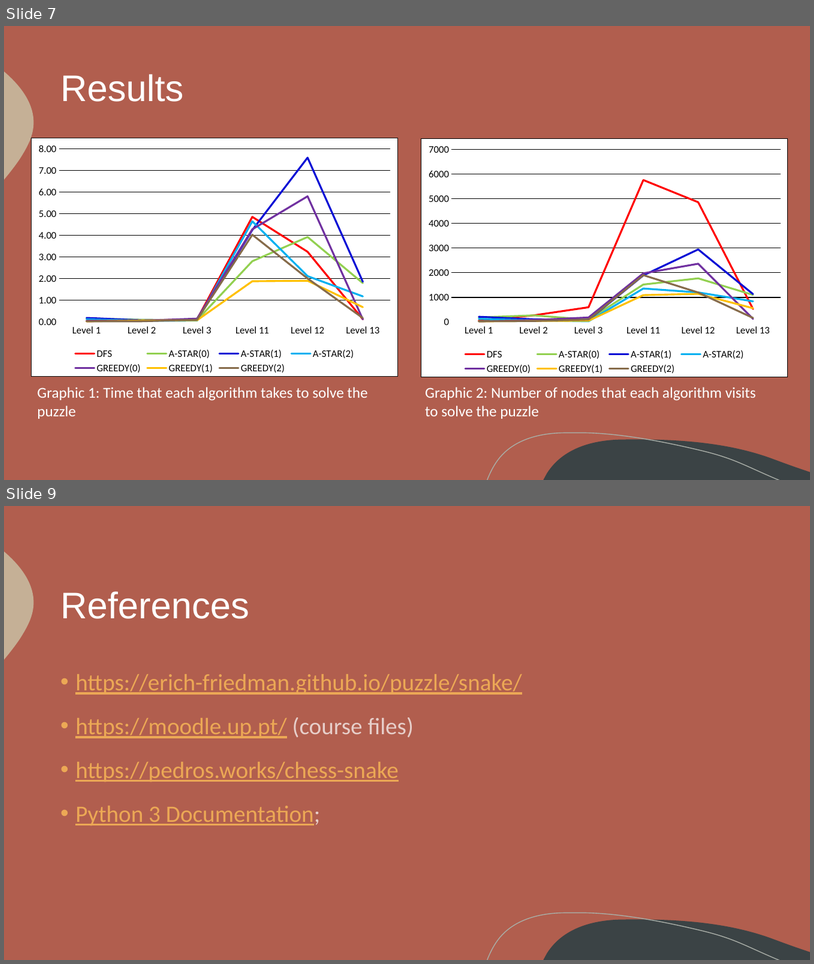
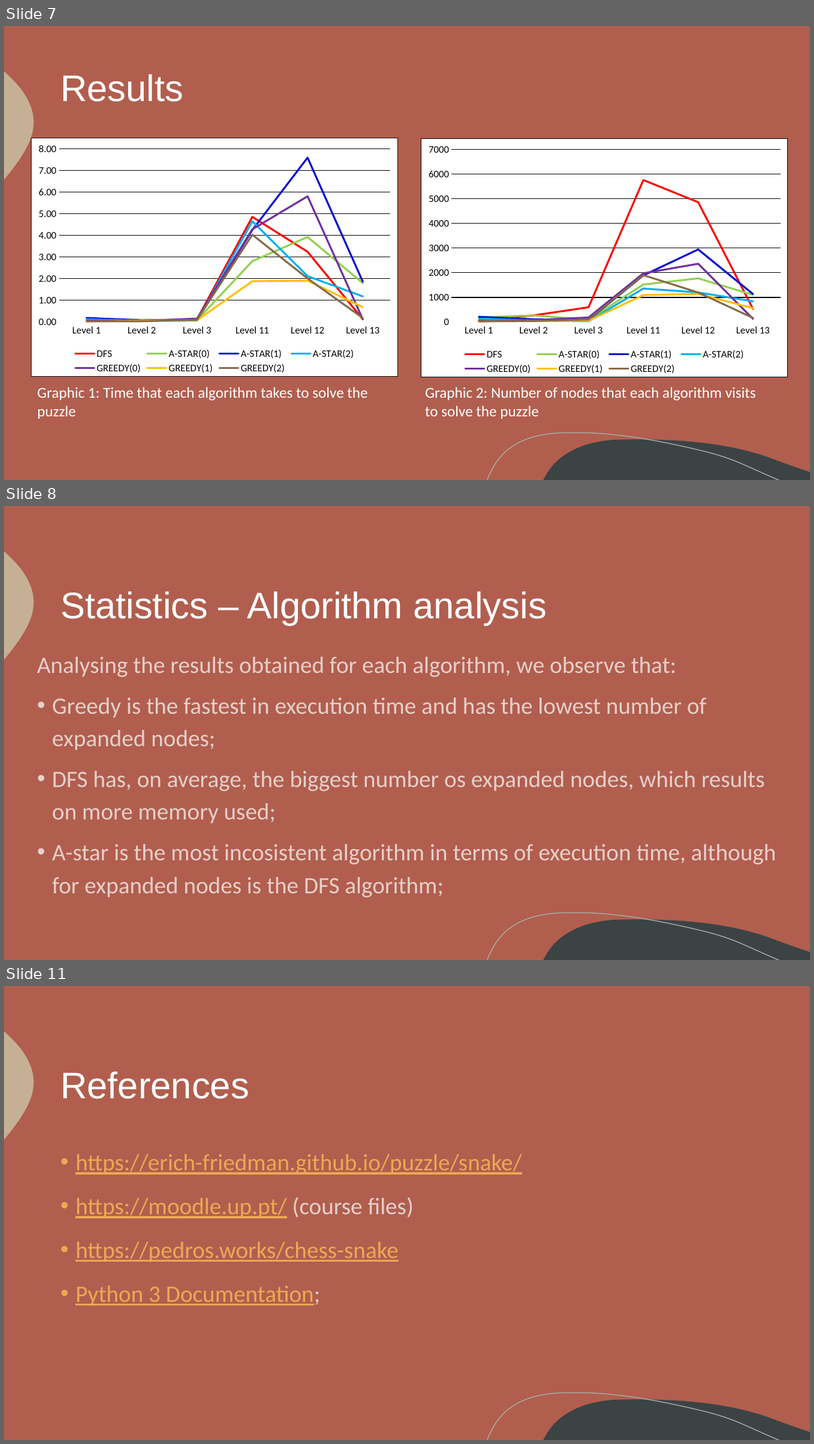
Before and after one commit to itsdomsantos/IART-2022, a slide deck: Chess Snake Puzzles – 2022 IA Project - Final Delivery.pptx. Shown one above the other, each under a label of ours: slides 7 and 9 before the commit, slides 7, 8 and 11 after it; the slides between them are not shown. The pictures are 814x964 and 814x1444 pixels, drawn with LibreOffice and Linux fonts; fonts in the diff are those of the drawing. Boxes give left, top, right and bottom in pixels: in the first picture for what was removed or moved away, otherwise in the second. Text is boxed around its words. In the diff, an @@ line names an element or a change of style, - is before the commit and + after.

```diff
--- a/Chess Snake Puzzles – 2022 IA Project - Final Delivery.pptx
+++ b/Chess Snake Puzzles – 2022 IA Project - Final Delivery.pptx
@@ slide 8 added at (4,506,810,960), background #B15E4E; not listed: 3 template elements that a slide beside it also shows @@
@@ title added at (60,591,546,625), 44 pt, text #FFFFFF @@
+Statistics – Algorithm analysis
@@ text added at (37,657,777,897), 28 pt, text #FFFFFF at 70% opacity @@
+Analysing the results obtained for each algorithm, we observe that:
+• Greedy is the fastest in execution time and has the lowest number of expanded nodes;
+• DFS has, on average, the biggest number os expanded nodes, which results on more memory used;
+• A-star is the most incosistent algorithm in terms of execution time, although for expanded nodes is the DFS algorithm;
@@ what was slide 9 is now slide 11 @@
```
Also in this commit, not shown: 1 slide changed, 2 other slides added, 1 slide removed, 1 other file.
